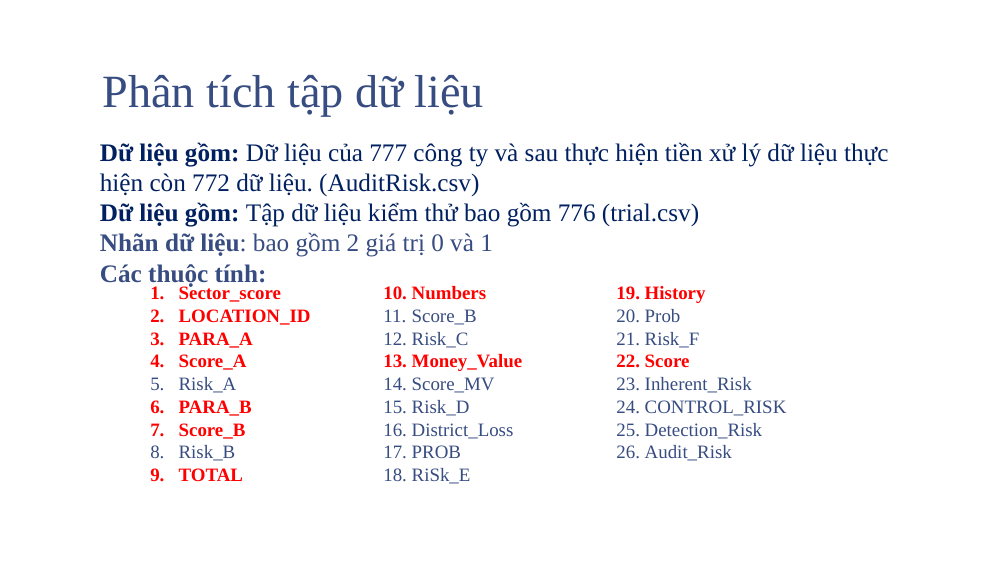
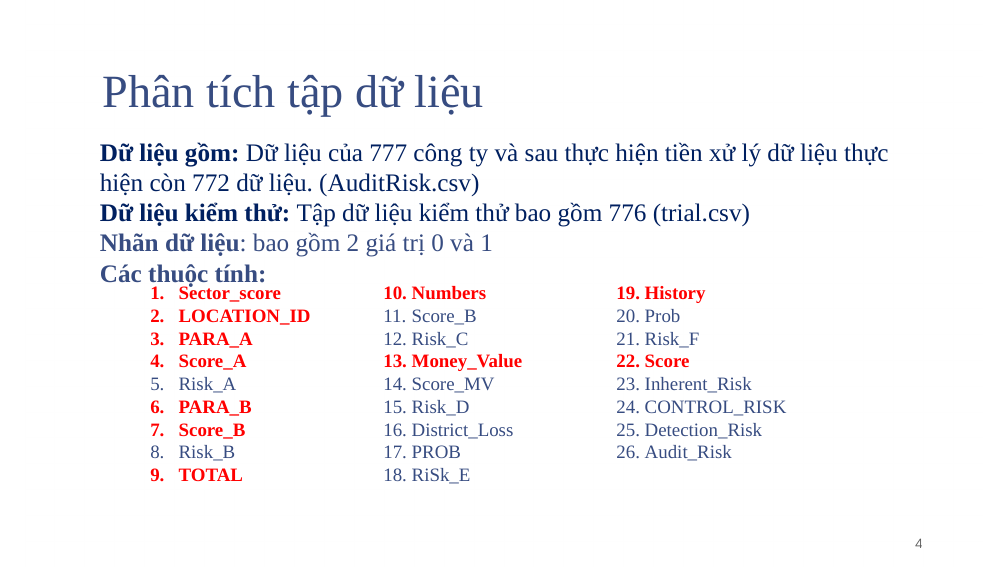
Before and after one commit to trungcpag/machine-CTU, a slide deck: slide 4 of report.pptx. Drawn at 1008x567 pixels with LibreOffice and Linux fonts; fonts in the diff are those of the drawing; background and template pictures are left out. Boxes give left, top, right and bottom in pixels: in the first picture for what was removed or moved away, otherwise in the second. Text is boxed around its words. In the diff, an @@ line names an element or a change of style, - is before the commit and + after.

```diff
--- a/report.pptx
+++ b/report.pptx
@@ text at (100,202,750,227): text changed @@
-Dữ liệu gồm: Tập dữ liệu kiểm thử bao gồm 776 (trial.csv)
+Dữ liệu kiểm thử: Tập dữ liệu kiểm thử bao gồm 776 (trial.csv)
@@ page number added at (915,538,922,548), 12 pt, text #595959 @@
+4
```
Also in this commit, not shown: 8 other slides changed, 2 slides added, 2 slides removed.
